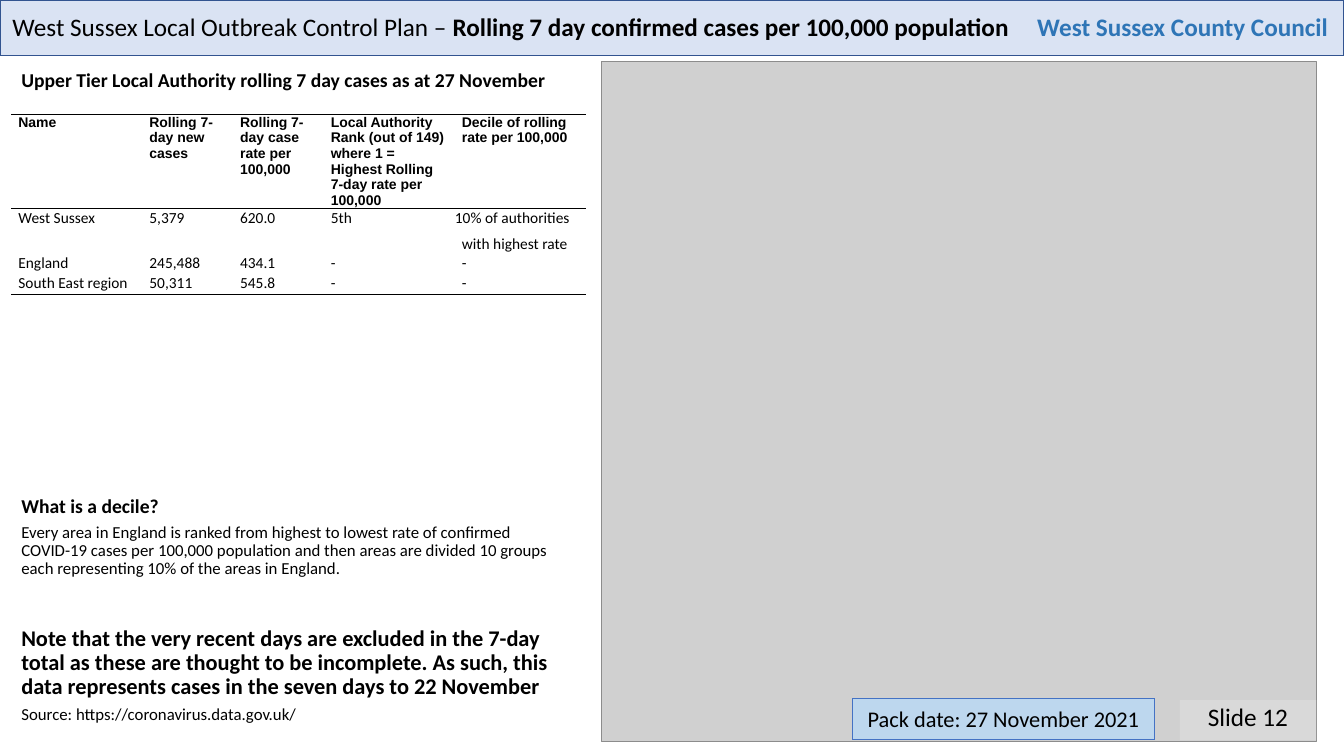
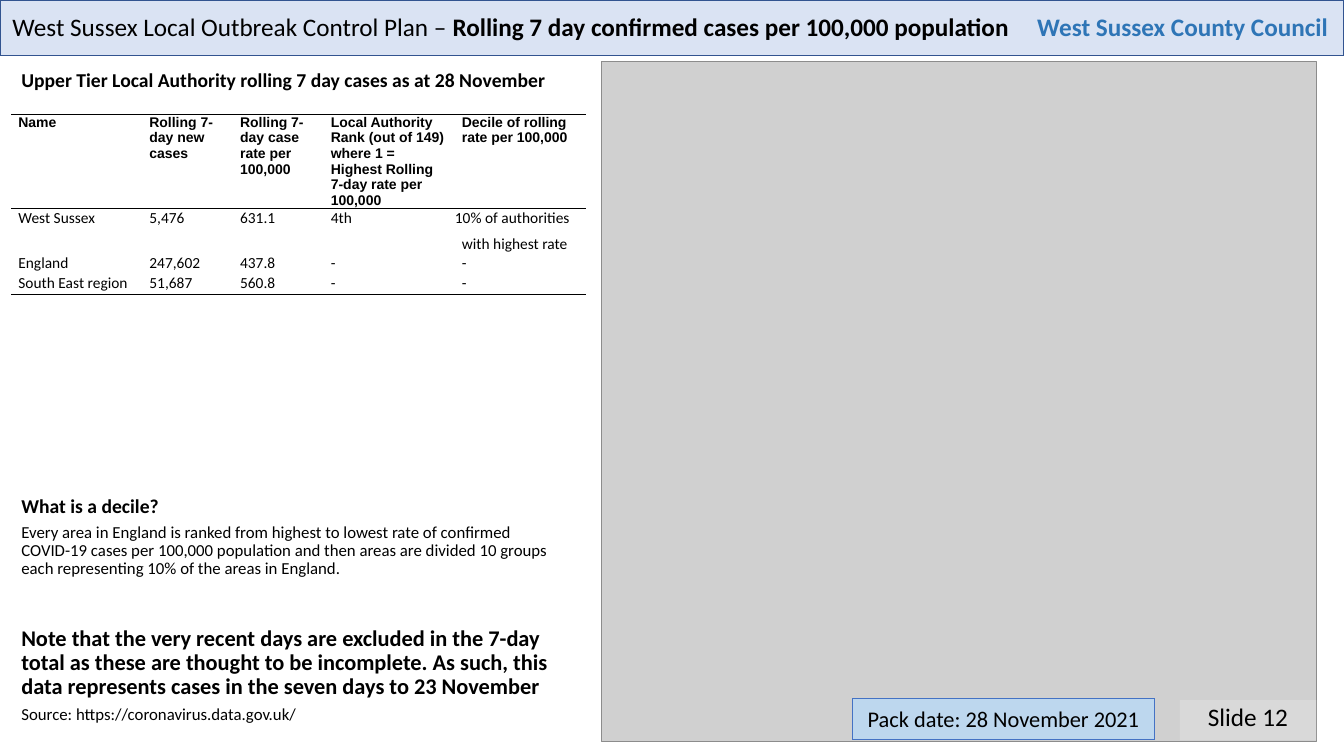
Before and after one commit to psychty/wsx_covid_datapack_public, a slide deck: slide 12 of Latest_West_Sussex_C19_slide_deck.pptx. Drawn at 1344x756 pixels with LibreOffice and Linux fonts; fonts in the diff are those of the drawing; grey boxes stand for pictures. Boxes give left, top, right and bottom in pixels: in the first picture for what was removed or moved away, otherwise in the second. Text is boxed around its words. In the diff, an @@ line names an element or a change of style, - is before the commit and + after.

```diff
--- a/Latest_West_Sussex_C19_slide_deck.pptx
+++ b/Latest_West_Sussex_C19_slide_deck.pptx
@@ text at (21, 73, 545, 91): text changed @@
-Upper Tier Local Authority rolling 7 day cases as at 27 November
+Upper Tier Local Authority rolling 7 day cases as at 28 November
@@ table at (11, 115, 586, 394) @@
-row 2: West Sussex | 5,379 | 620.0 | 5th | 10% of authorities with highest rate
+row 2: West Sussex | 5,476 | 631.1 | 4th | 10% of authorities with highest rate
-row 3, column 2: 245,488
+row 3, column 2: 247,602
-row 3, column 3: 434.1
+row 3, column 3: 437.8
-row 4, column 2: 50,311
+row 4, column 2: 51,687
-row 4, column 3: 545.8
+row 4, column 3: 560.8
@@ text at (21, 630, 547, 698): text changed @@
-Note that the very recent days are excluded in the 7-day total as these are thought to be incomplete. As such, this data represents cases in the seven days to 22 November
+Note that the very recent days are excluded in the 7-day total as these are thought to be incomplete. As such, this data represents cases in the seven days to 23 November
@@ text in rectangle at (868, 711, 1139, 727): text changed @@
-Pack date: 27 November 2021
+Pack date: 28 November 2021
```
Also in this commit, not shown: 21 other slides changed, 59 other files.
